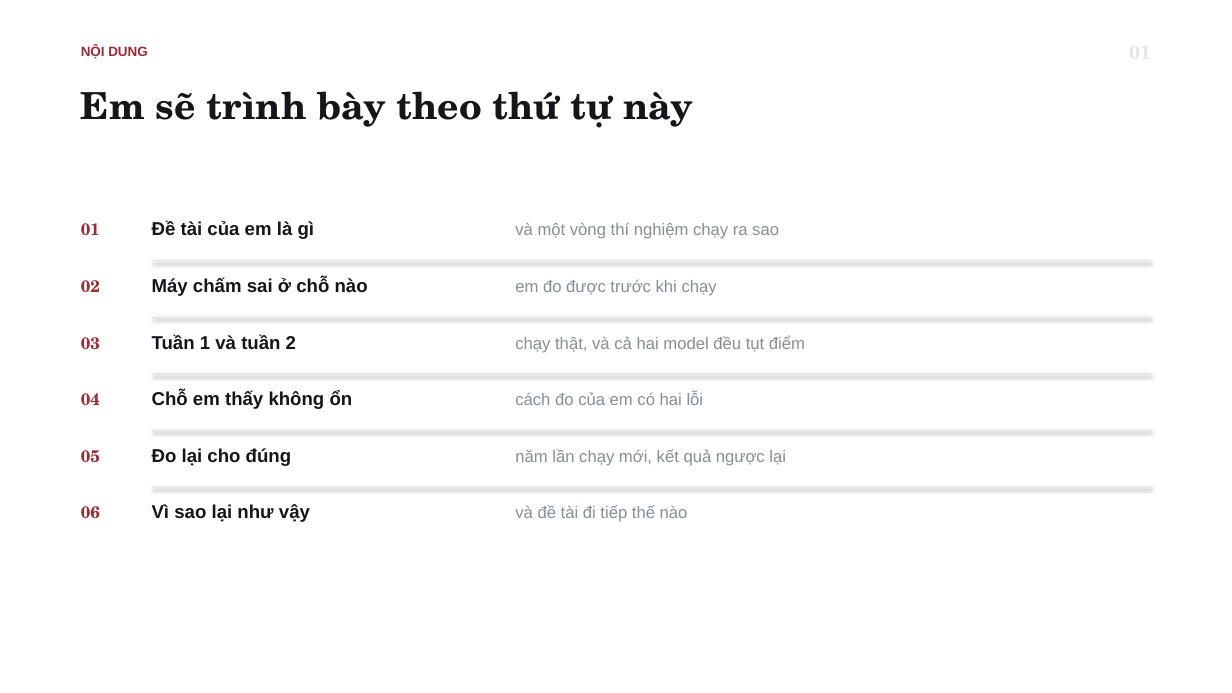
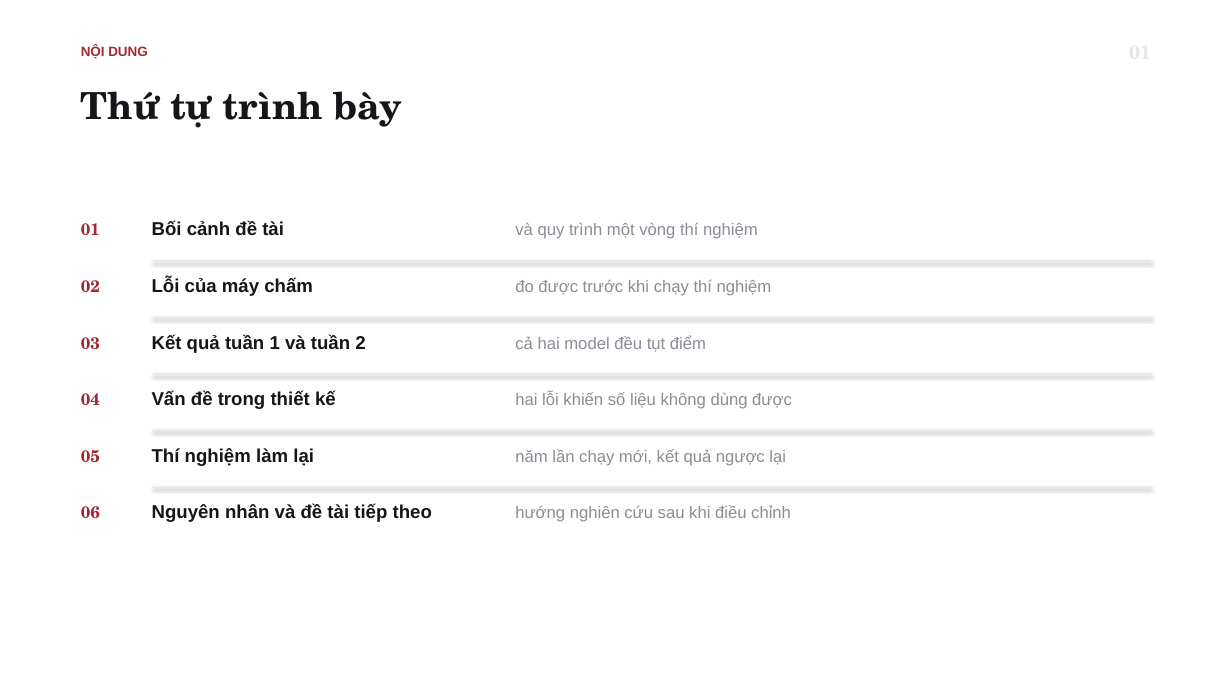
Before and after one commit to tsan2711/DACNTT_2026, a slide deck: slide 2 of BaoCaoTienDo_Tuan1-3_52300057_52300006.pptx. Drawn at 1232x693 pixels with LibreOffice and Linux fonts; fonts in the diff are those of the drawing. Boxes give left, top, right and bottom in pixels: in the first picture for what was removed or moved away, otherwise in the second. Text is boxed around its words. In the diff, an @@ line names an element or a change of style, - is before the commit and + after.

```diff
--- a/BaoCaoTienDo_Tuan1-3_52300057_52300006.pptx
+++ b/BaoCaoTienDo_Tuan1-3_52300057_52300006.pptx
@@ text at (81,91,403,128): text changed @@
-Em sẽ trình bày theo thứ tự này
+Thứ tự trình bày
@@ text at (152,221,284,235): text changed @@
-Đề tài của em là gì
+Bối cảnh đề tài
@@ text at (515,223,758,239): text changed @@
-và một vòng thí nghiệm chạy ra sao
+và quy trình một vòng thí nghiệm
@@ text at (152,278,313,296): text changed @@
-Máy chấm sai ở chỗ nào
+Lỗi của máy chấm
@@ text at (515,280,772,296): text changed @@
-em đo được trước khi chạy
+đo được trước khi chạy thí nghiệm
@@ text at (152,334,365,353): text changed @@
-Tuần 1 và tuần 2
+Kết quả tuần 1 và tuần 2
@@ text at (515,335,706,352): text changed @@
-chạy thật, và cả hai model đều tụt điểm
+cả hai model đều tụt điểm
@@ text at (152,391,336,409): text changed @@
-Chỗ em thấy không ổn
+Vấn đề trong thiết kế
@@ text at (515,392,792,409): text changed @@
-cách đo của em có hai lỗi
+hai lỗi khiến số liệu không dùng được
@@ text at (152,448,314,466): text changed @@
-Đo lại cho đúng
+Thí nghiệm làm lại
@@ text at (152,504,432,522): text changed @@
-Vì sao lại như vậy
+Nguyên nhân và đề tài tiếp theo
@@ text at (515,505,791,522): text changed @@
-và đề tài đi tiếp thế nào
+hướng nghiên cứu sau khi điều chỉnh
```
Also in this commit, not shown: 15 other slides changed, 1 slide added, 2 other files.
